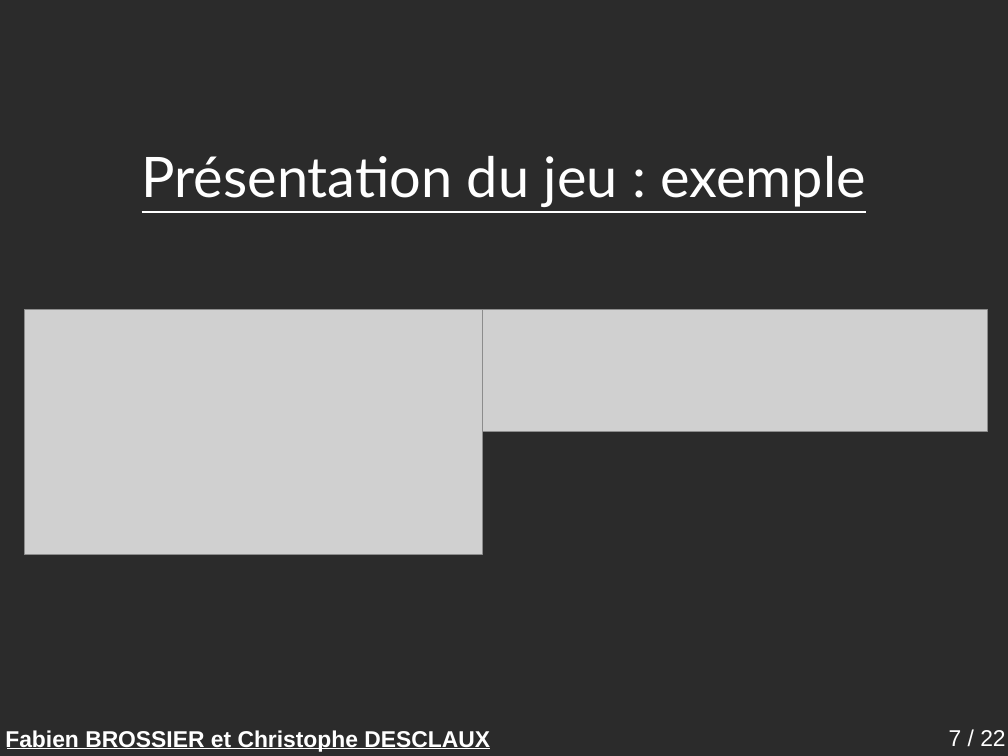
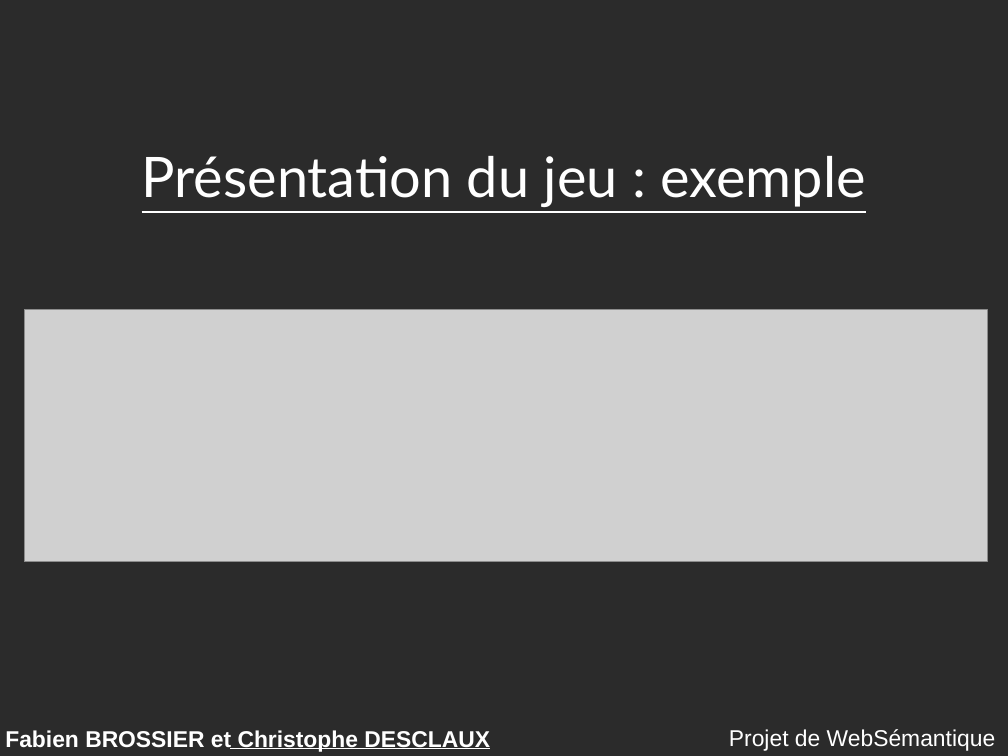
Before and after one commit to descl/TabooGeek, a slide deck: slide 7 of rapport/presentation.odp. Drawn at 1008x756 pixels with LibreOffice and Linux fonts; fonts in the diff are those of the drawing; grey boxes stand for pictures; background and template pictures are left out; a plain dark background stands for a picture behind light text. Boxes give left, top, right and bottom in pixels: in the first picture for what was removed or moved away, otherwise in the second. Text is boxed around its words. In the diff, an @@ line names an element or a change of style, - is before the commit and + after.

```diff
--- a/rapport/presentation.odp
+++ b/rapport/presentation.odp
@@ picture: place and size @@
-picture at <box>483,310,988,433</box>
+picture at <box>24,310,987,563</box>
@@ picture removed at <box>24,310,482,555</box> @@
@@ line moved from (7, 749) - (489, 749) to (231, 749) - (489, 749) @@
@@ text added at <box>729,729,996,751</box>, 18 pt, text #FFFFFF @@
+Projet de WebSémantique
@@ page number removed at <box>949,730,1005,746</box> @@
-7 / 22
```
Also in this commit, not shown: 20 other slides changed, 1 slide added, 1 slide removed, 1 other file.
